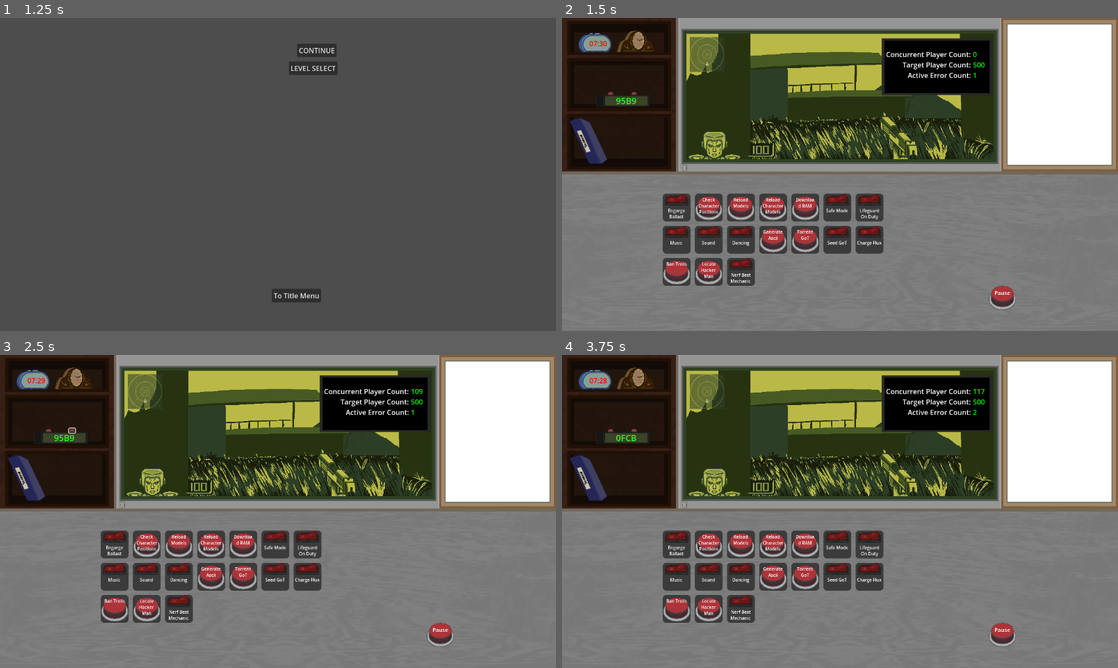
Above: before the commit, frames 1-4 (two rows, left to right).
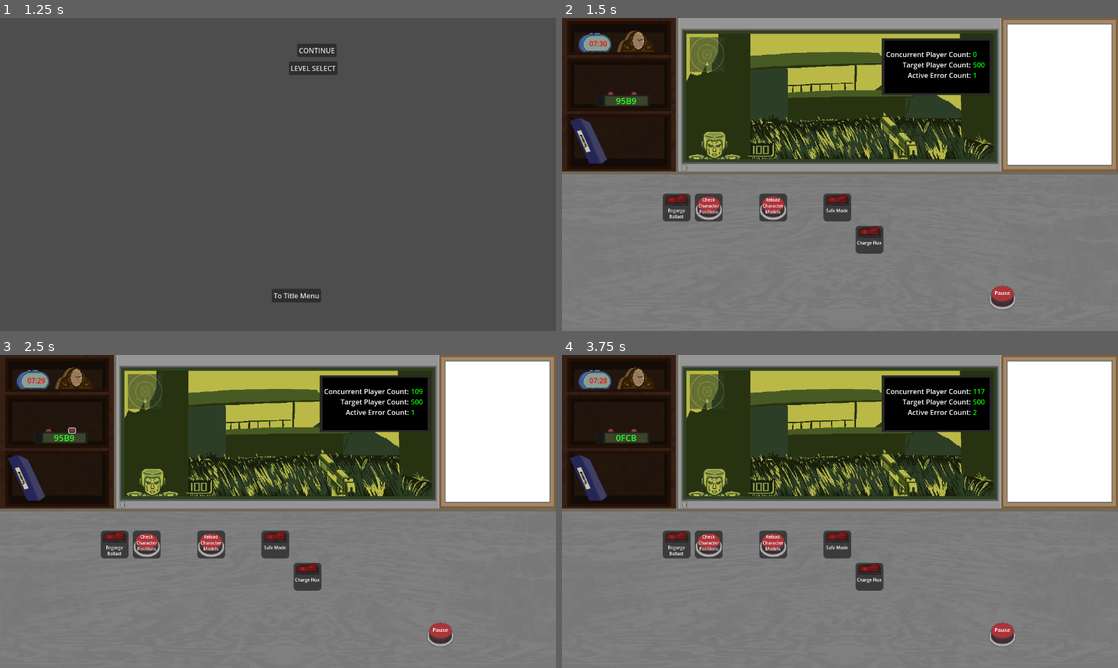
Above: after the commit, the same moments.

Repository: Carth501/team-ferret
Game: Godot game, scene res://scenes/main_menu.tscn
Same seed, same stepped clock (60 frames per second), same inputs: the game is played once before the commit and once after it. Sound files missing from this copy of the repository are replaced by a short silence.
Inputs (mouse positions are in pixels of both pictures, inside the frame that each line leads up to):
- Up to frame 1 (1.25 s): click "NEW GAME" at 0.5 s
- Up to frame 2 (1.5 s): click "CONTINUE" at 1.25 s
- Up to frame 3 (2.5 s): click (72, 430) at 2 s
- Up to frame 4 (3.75 s): click (634, 430) at 2.75 s; click (706, 545) at 3.52 s

Frame 1 is identical in both runs. In frame 2, 5.1% of the frame differs, in the area x 18-58%, y 56-86%; in frame 3, 5.1%; in frame 4, 5.1%.

Commit message:
implement failure threshold

Diff:
--- a/data/level_list.json
+++ b/data/level_list.json
@@ -10,7 +10,6 @@
 		"starting_cpc": 0,
 		"goal_cpc": 10,
 		"shift_duration": 10,
-		"failure_threshold_percent": 10,
 		"errors": {
 		  "scheduled": [
 			{
@@ -38,7 +37,6 @@
 		"starting_cpc": 100,
 		"goal_cpc": 500,
 		"shift_duration": 450,
-		"failure_threshold_percent": 10,
 		"errors": {
 		  "scheduled": [
 			{
@@ -59,26 +57,6 @@
 			"E_UNLOADED_CHAR_MESH",
 			"E_TOP_HEAVY_DATASTORE",
 			"E_NULL_POINTER",
-			"E_INF_LOOP",
-			"E_ZOMBIE_PROC",
-			"E_RASTER_ERR",
-			"E_VERTEX_BUFF_OVF",
-			"E_TEX_LOAD_FAIL",
-			"E_SHADOW_GLITCH",
-			"E_FRAG_FAULT",
-			"E_BUFF_OVF",
-			"E_COLL_DET_ERR",
-			"E_AI_PATH_ERR",
-			"E_PATH_LOOP",
-			"E_MISS_ASSET",
-			"E_SHADER_COMP_ERR",
-			"E_RES_MISMATCH",
-			"E_SYNC_ERR",
-			"E_PHYSICS_FAIL",
-			"E_NET_TIMEOUT",
-			"E_SND_PLAY_ISSUE",
-			"E_ANIM_RIG_ERR",
-			"E_CRIT_FAIL"
 		  ]
 		}
 	  }
@@ -94,7 +72,6 @@
 		"starting_cpc": 10,
 		"goal_cpc": 750,
 		"shift_duration": 45,
-		"failure_threshold_percent": 15,
 		"errors": {
 		  "scheduled": [
 			{
@@ -121,7 +98,6 @@
 		"starting_cpc": 25,
 		"goal_cpc": 900,
 		"shift_duration": 45,
-		"failure_threshold_percent": 20,
 		"errors": {
 		  "scheduled": [
 			{
@@ -149,7 +125,6 @@
 		"starting_cpc": 40,
 		"goal_cpc": 1200,
 		"shift_duration": 40,
-		"failure_threshold_percent": 25,
 		"errors": {
 		  "scheduled": [
 			{
@@ -176,17 +151,18 @@
 	  "gameplay": {
 		"starting_cpc": 55,
 		"goal_cpc": 1500,
-		"shift_duration": 40,
-		"failure_threshold_percent": 30,
-		"errors": {
-		  "scheduled": [
-			{
-			  "id": "E_EXAMPLE",
-			  "time": 2.5
-			}
-		  ],
-		  "random": [
-			"E_EXAMPLE"
+		"shift_duration": 400,
+		"failure_threshold_percent": 0.3,
+		"error_freq": 0.5,
+		"errors": {
+		  "scheduled": [
+			{
+			  "id": "E_ZOMBIE_PROC",
+			  "time": 2.5
+			}
+		  ],
+		  "random": [
+			"E_ZOMBIE_PROC"
 		  ]
 		},
 		"init_values": {
@@ -204,7 +180,7 @@
 		"starting_cpc": 70,
 		"goal_cpc": 1800,
 		"shift_duration": 40,
-		"failure_threshold_percent": 35,
+		"failure_threshold_percent": 0.35,
 		"errors": {
 		  "scheduled": [
 			{
@@ -231,7 +207,7 @@
 		"starting_cpc": 95,
 		"goal_cpc": 2150,
 		"shift_duration": 35,
-		"failure_threshold_percent": 40,
+		"failure_threshold_percent": 0.40,
 		"errors": {
 		  "scheduled": [
 			{
@@ -258,7 +234,7 @@
 		"starting_cpc": 115,
 		"goal_cpc": 2500,
 		"shift_duration": 35,
-		"failure_threshold_percent": 45,
+		"failure_threshold_percent": 0.45,
 		"errors": {
 		  "scheduled": [
 			{
@@ -285,7 +261,7 @@
 		"starting_cpc": 135,
 		"goal_cpc": 3210,
 		"shift_duration": 35,
-		"failure_threshold_percent": 50,
+		"failure_threshold_percent": 0.50,
 		"errors": {
 		  "scheduled": [
 			{
@@ -312,7 +288,7 @@
 		"starting_cpc": 155,
 		"goal_cpc": 3800,
 		"shift_duration": 30,
-		"failure_threshold_percent": 55,
+		"failure_threshold_percent": 0.55,
 		"errors": {
 		  "scheduled": [
 			{
@@ -339,7 +315,7 @@
 		"starting_cpc": 175,
 		"goal_cpc": 4500,
 		"shift_duration": 30,
-		"failure_threshold_percent": 60,
+		"failure_threshold_percent": 0.60,
 		"errors": {
 		  "scheduled": [
 			{
@@ -366,7 +342,7 @@
 		"starting_cpc": 195,
 		"goal_cpc": 5800,
 		"shift_duration": 30,
-		"failure_threshold_percent": 65,
+		"failure_threshold_percent": 0.65,
 		"errors": {
 		  "scheduled": [
 			{
@@ -393,7 +369,7 @@
 		"starting_cpc": 215,
 		"goal_cpc": 6800,
 		"shift_duration": 25,
-		"failure_threshold_percent": 70,
+		"failure_threshold_percent": 0.70,
 		"errors": {
 		  "scheduled": [
 			{
@@ -420,7 +396,7 @@
 		"starting_cpc": 245,
 		"goal_cpc": 8000,
 		"shift_duration": 25,
-		"failure_threshold_percent": 75,
+		"failure_threshold_percent": 0.75,
 		"errors": {
 		  "scheduled": [
 			{
@@ -447,7 +423,7 @@
 		"starting_cpc": 275,
 		"goal_cpc": 9500,
 		"shift_duration": 25,
-		"failure_threshold_percent": 80,
+		"failure_threshold_percent": 0.80,
 		"errors": {
 		  "scheduled": [
 			{
@@ -474,7 +450,7 @@
 		"starting_cpc": 305,
 		"goal_cpc": 12000,
 		"shift_duration": 15,
-		"failure_threshold_percent": 85,
+		"failure_threshold_percent": 0.85,
 		"errors": {
 		  "scheduled": [
 			{
@@ -501,7 +477,7 @@
 		"starting_cpc": 345,
 		"goal_cpc": 12500,
 		"shift_duration": 15,
-		"failure_threshold_percent": 90,
+		"failure_threshold_percent": 0.85,
 		"errors": {
 		  "scheduled": [
 			{
@@ -528,7 +504,7 @@
 		"starting_cpc": 385,
 		"goal_cpc": 13000,
 		"shift_duration": 15,
-		"failure_threshold_percent": 95,
+		"failure_threshold_percent": 0.55,
 		"errors": {
 		  "scheduled": [
 			{
@@ -555,7 +531,7 @@
 		"starting_cpc": 415,
 		"goal_cpc": 14000,
 		"shift_duration": 10,
-		"failure_threshold_percent": 95,
+		"failure_threshold_percent": 0.75,
 		"errors": {
 		  "scheduled": [
 			{
@@ -582,7 +558,7 @@
 		"starting_cpc": 600,
 		"goal_cpc": 15000,
 		"shift_duration": 10,
-		"failure_threshold_percent": 95,
+		"failure_threshold_percent": 0.60,
 		"errors": {
 		  "scheduled": [
 			{
--- a/scenes/cubicle.tscn
+++ b/scenes/cubicle.tscn
@@ -327,6 +327,7 @@
 [connection signal="timeout" from="Timer" to="CpcCalculator" method="send_updates"]
 [connection signal="new_active_error" from="ErrorFactory" to="pager" method="add_error"]
 [connection signal="update_active_error_count" from="ErrorFactory" to="CpcCalculator" method="update_error_count"]
+[connection signal="below_threshold" from="CpcCalculator" to="." method="failure"]
 [connection signal="update_cpc" from="CpcCalculator" to="ErrorFactory" method="set_cpc"]
 [connection signal="pressed" from="pause curtain/end shift" to="." method="end_level"]
 [connection signal="pressed" from="pause curtain/complete level" to="." method="complete_level"]
--- a/scripts/cpc_calculator.gd
+++ b/scripts/cpc_calculator.gd
@@ -2,15 +2,22 @@
 
 signal update_cpc(int)
 signal reached_goal
+signal below_threshold
 
 @export var display: cpc_monitor
 var cpc = 1
 var target = 500
+var high_score = 0
+var threshold: float
 var error_count = 0
 var par = 5
 
 func calculate():
 	cpc = floori((cpc + 1) * calc_coefficient())
+	if(cpc > high_score):
+		high_score = cpc
+	if(threshold && cpc < high_score * threshold):
+		below_threshold.emit()
 	if(cpc >= target):
 		reached_goal.emit()
 
@@ -34,3 +41,6 @@
 func set_target(value: int):
 	target = value
 	display.set_target(value)
+
+func set_threshold(percent: float):
+	threshold = percent
--- a/scripts/cubicle.gd
+++ b/scripts/cubicle.gd
@@ -77,11 +77,15 @@
 		level_clock_handler.set_value(shift_duration)
 		create_danger_timer(shift_duration)
 	if(current_level.gameplay.has("failure_threshold_percent")):
-		failure_threshold_percent = current_level.gameplay.failure_threshold_percent
+		var value = current_level.gameplay.failure_threshold_percent
+		if(value >= 0):
+			cpc_calc.set_threshold(value)
 	if(current_level.metadata.has("music")):
 		var song = load("res://assets/audio/music/" + current_level.metadata.music + ".mp3")
 		level_music.stream = song
 		level_music.play()
+	if(current_level.gameplay.has("error_freq")):
+		error_factory_controller.set_error_freq(current_level.gameplay.error_freq)
 
 func get_error_schedule(level):
 	var error_id_schedule = level.gameplay.errors.scheduled
@@ -226,3 +230,6 @@
 	resume_button.visible = false
 	if(met_target):
 		save_handler_single.level_complete(current_level_id)
+
+func failure():
+	print("don't you care about this company?")
--- a/scripts/error_factory.gd
+++ b/scripts/error_factory.gd
@@ -58,3 +58,6 @@
 		return
 	var index = floori(error_roll * error_list.size())
 	create_error_node(error_list[index])
+
+func set_error_freq(value: float):
+	probability = value
--- /dev/null
+++ b/shaders/highlight_bubble.gdshader
@@ -0,0 +1,17 @@
+shader_type canvas_item;
+
+uniform sampler2D mask_texture;
+
+void vertex() {
+	// Called for every vertex the material is visible on.
+}
+
+void fragment() {
+  COLOR = texture(TEXTURE, UV); //read from texture
+  COLOR.a *= texture(mask_texture, UV).a; //set blue channel to 1.0
+}
+
+//void light() {
+	// Called for every pixel for every light affecting the CanvasItem.
+	// Uncomment to replace the default light processing function with this one.
+//}
